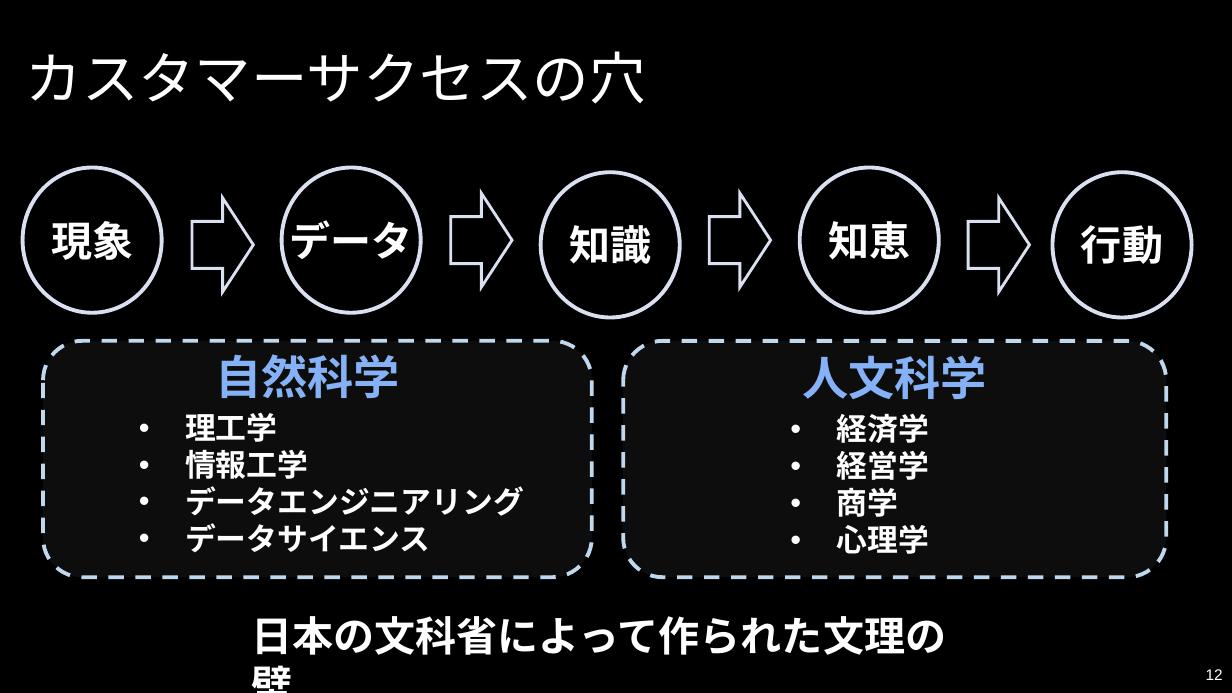
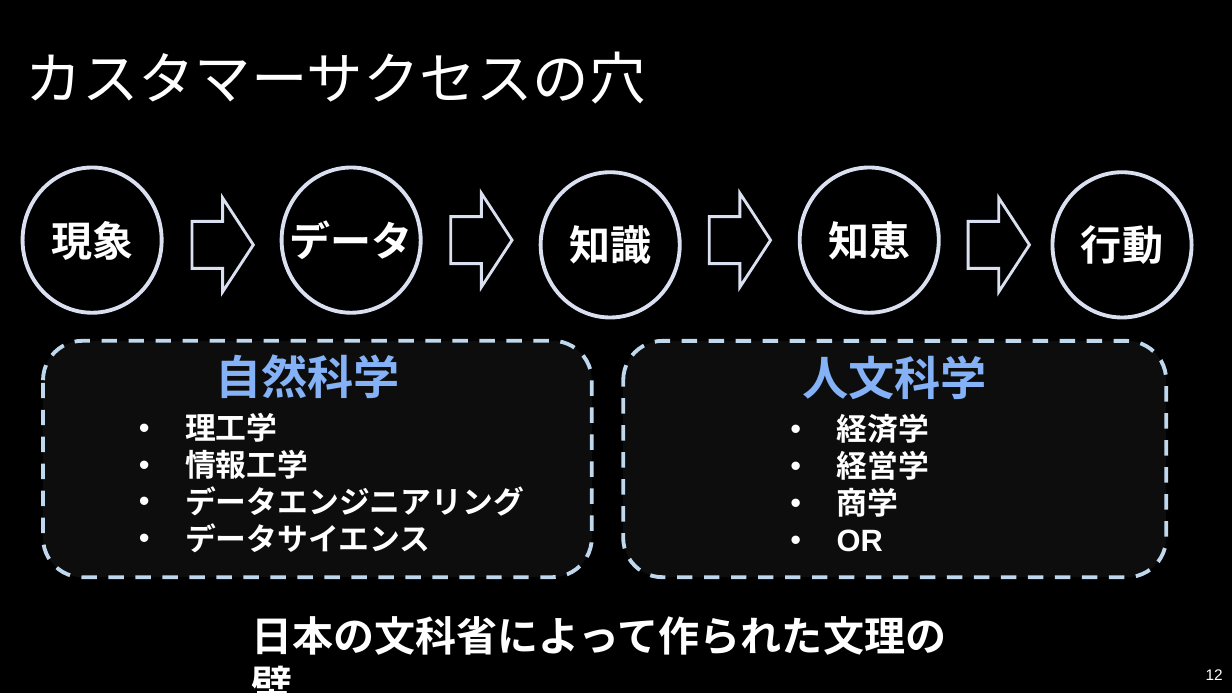
Before and after one commit to Yoshifumi14/stats, a slide deck: slide 12 of slide/lib/DataEmpowermentを議論.pptx. Drawn at 1232x693 pixels with LibreOffice and Linux fonts; fonts in the diff are those of the drawing; background and template pictures are left out. Boxes give left, top, right and bottom in pixels: in the first picture for what was removed or moved away, otherwise in the second. Text is boxed around its words. In the diff, an @@ line names an element or a change of style, - is before the commit and + after.

Commit message:
dataempowerment

```diff
--- a/slide/lib/DataEmpowermentを議論.pptx
+++ b/slide/lib/DataEmpowermentを議論.pptx
@@ text at (x1=837, y1=529, x2=883, y2=552): text changed @@
-• 心理学
+• OR
```
